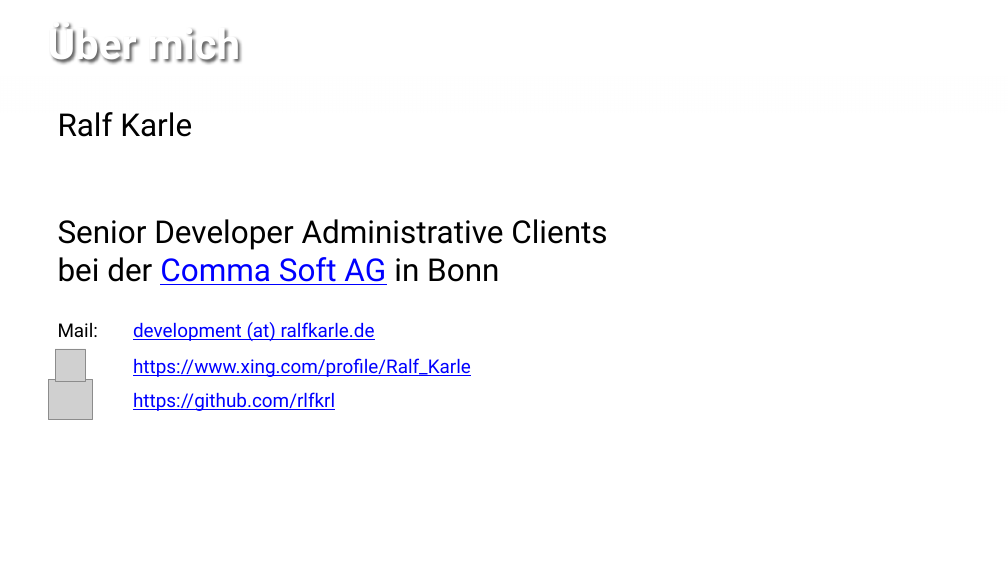
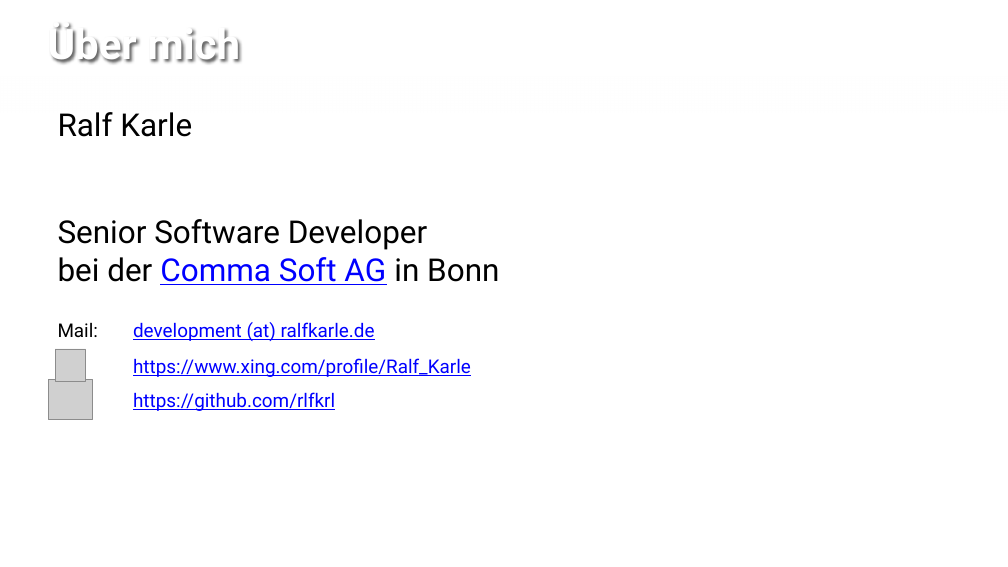
Before and after one commit to rlfkrl/NetCologne2017, a slide deck: slide 2 of slides/open id connect - share cookies.pptx. Drawn at 1008x567 pixels with LibreOffice and Linux fonts; fonts in the diff are those of the drawing; grey boxes stand for pictures; background and template pictures are left out. Boxes give left, top, right and bottom in pixels: in the first picture for what was removed or moved away, otherwise in the second. Text is boxed around its words. In the diff, an @@ line names an element or a change of style, - is before the commit and + after.

```diff
--- a/slides/open id connect - share cookies.pptx
+++ b/slides/open id connect - share cookies.pptx
@@ text at <box>58,219,499,285</box>: text changed @@
-Senior Developer Administrative Clients
-bei der Comma Soft AG in Bonn
+Senior Software Developer
+bei der Comma Soft AG in Bonn
```
Also in this commit, not shown: 2 other slides changed, 2 slides added.
